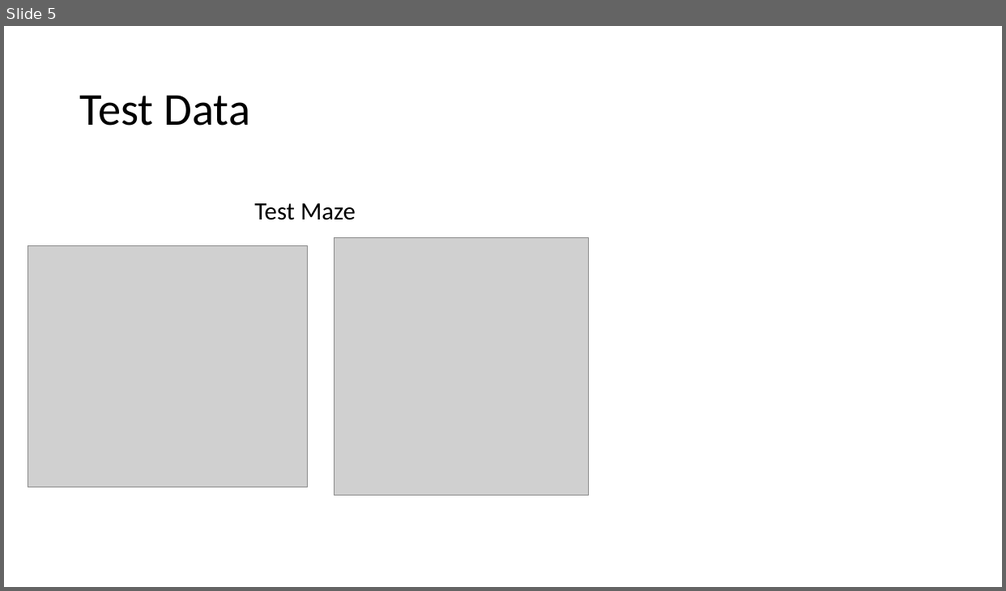
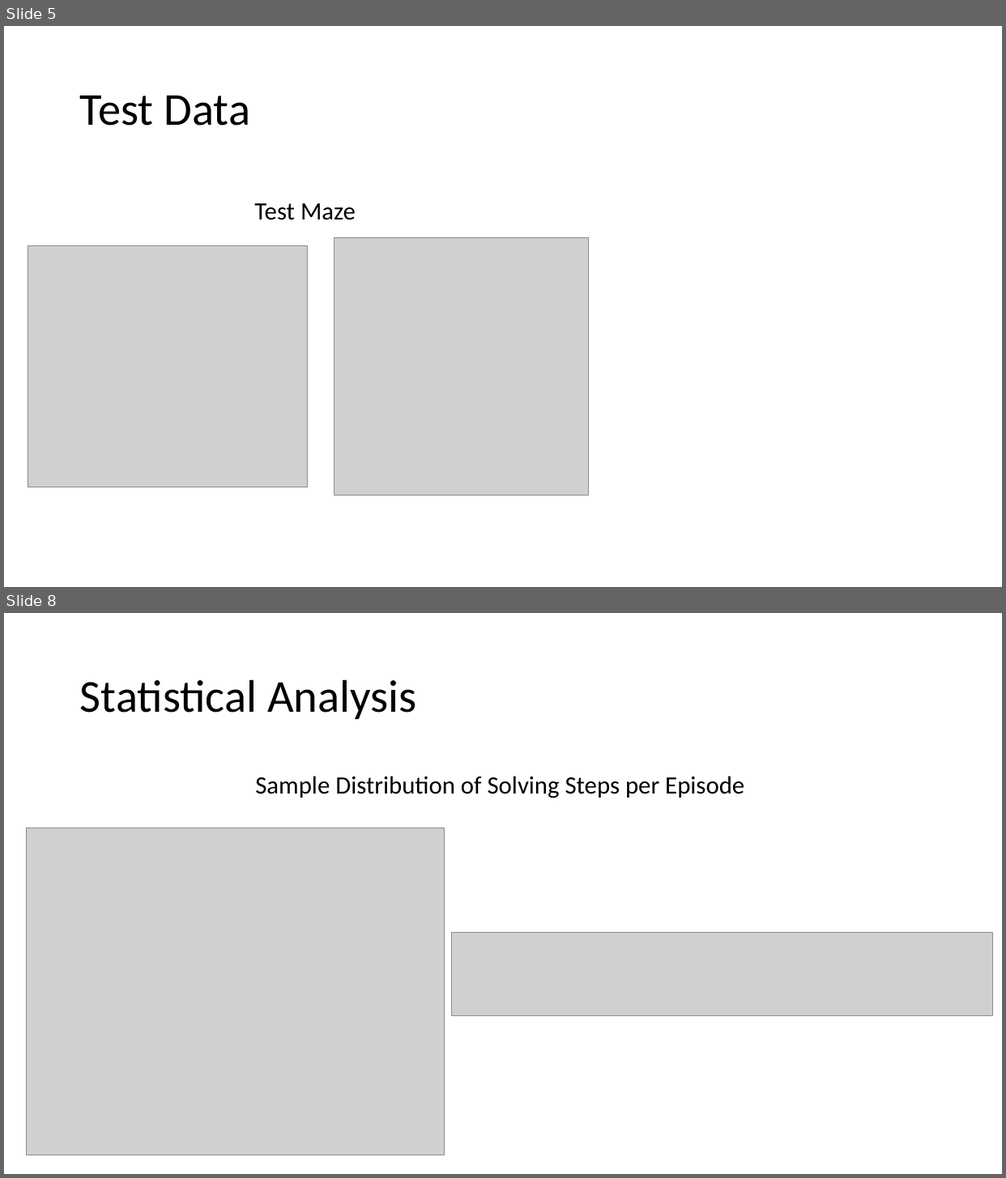
Before and after one commit to Albertlor/maze_solver, a slide deck: maze_solver.pptx. Shown one above the other, each under a label of ours: slide 5 before the commit, slides 5 and 8 after it; the slides between them are not shown. The pictures are 1006x591 and 1006x1178 pixels, drawn with LibreOffice and Linux fonts; fonts in the diff are those of the drawing; grey boxes stand for pictures. Boxes give left, top, right and bottom in pixels: in the first picture for what was removed or moved away, otherwise in the second. Text is boxed around its words. In the diff, an @@ line names an element or a change of style, - is before the commit and + after.

Commit message:
added statistical analysis

```diff
--- a/maze_solver.pptx
+++ b/maze_solver.pptx
@@ slide 8 added at (x1=4, y1=613, x2=1002, y2=1174), background #FFFFFF @@
@@ title added at (x1=80, y1=679, x2=416, y2=719), 44 pt, text #000000 @@
+Statistical Analysis
@@ text added at (x1=255, y1=776, x2=744, y2=798), 24 pt, text #000000 @@
+Sample Distribution of Solving Steps per Episode
@@ picture added at (x1=27, y1=828, x2=445, y2=1156) @@
@@ picture added at (x1=451, y1=933, x2=992, y2=1016) @@
```
Also in this commit, not shown: 3 slides changed, 2 other slides added, 1 slide removed, 3 other files.
